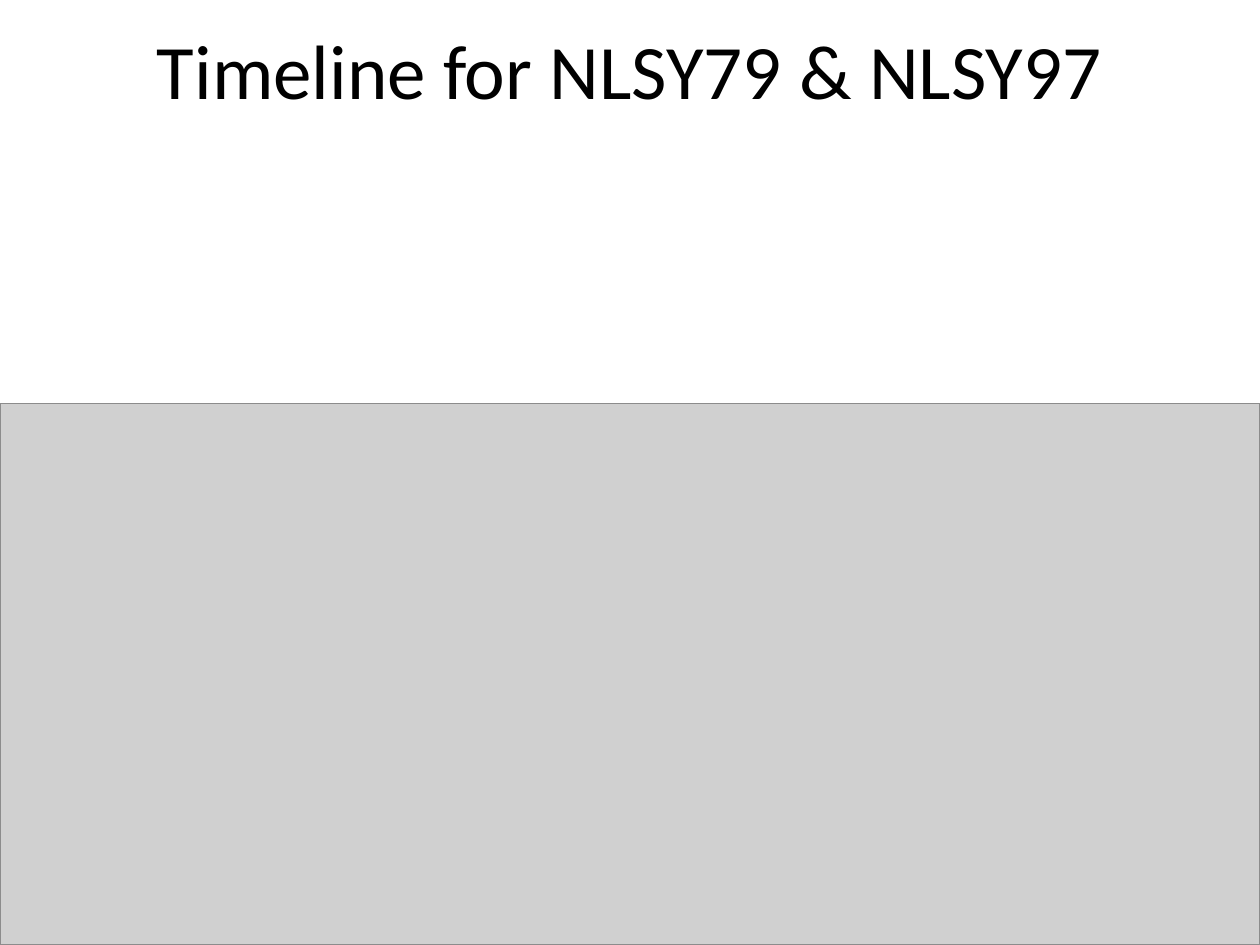
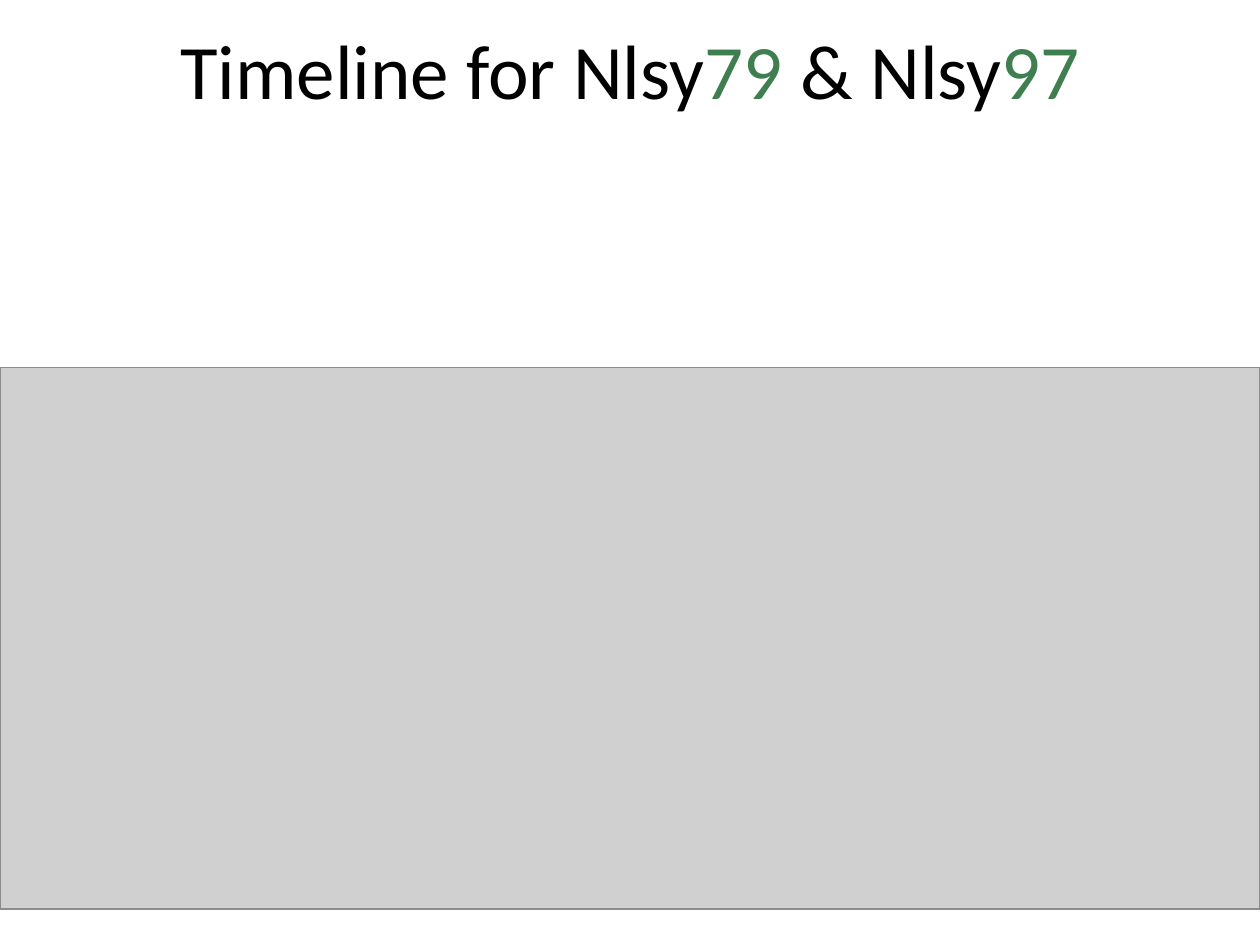
Before and after one commit to LiveOak/NlsyLinksDetermination, a slide deck: slide 6 of Publications/2013France/BeasleyBga2013-NlsyLinks.pptx. Drawn at 1260x945 pixels with LibreOffice and Linux fonts; fonts in the diff are those of the drawing; grey boxes stand for pictures. Boxes give left, top, right and bottom in pixels: in the first picture for what was removed or moved away, otherwise in the second. Text is boxed around its words. In the diff, an @@ line names an element or a change of style, - is before the commit and + after.

```diff
--- a/Publications/2013France/BeasleyBga2013-NlsyLinks.pptx
+++ b/Publications/2013France/BeasleyBga2013-NlsyLinks.pptx
@@ title at box(180, 45, 1079, 112): text changed @@
-Timeline for NLSY79 & NLSY97
+Timeline for Nlsy79 & Nlsy97
@@ picture: place and size @@
-picture at box(0, 403, 1260, 945)
+picture at box(0, 368, 1260, 910)
```
Also in this commit, not shown: 10 other slides changed, 2 slides added, 1 slide removed.
